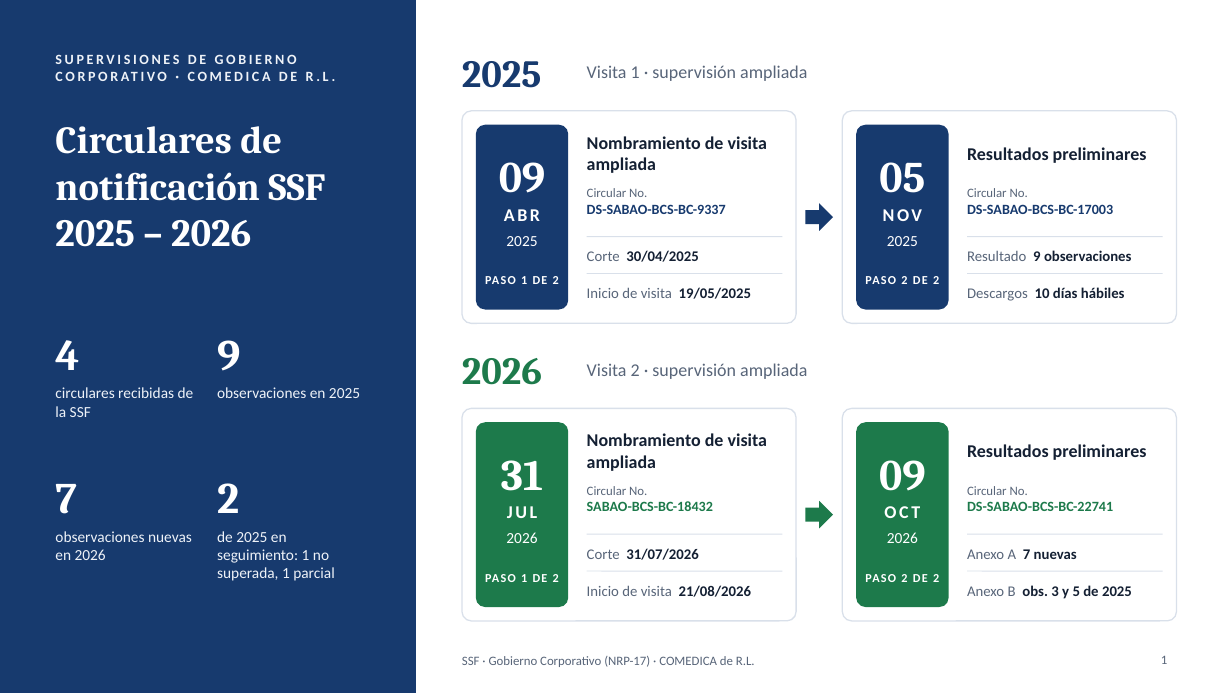
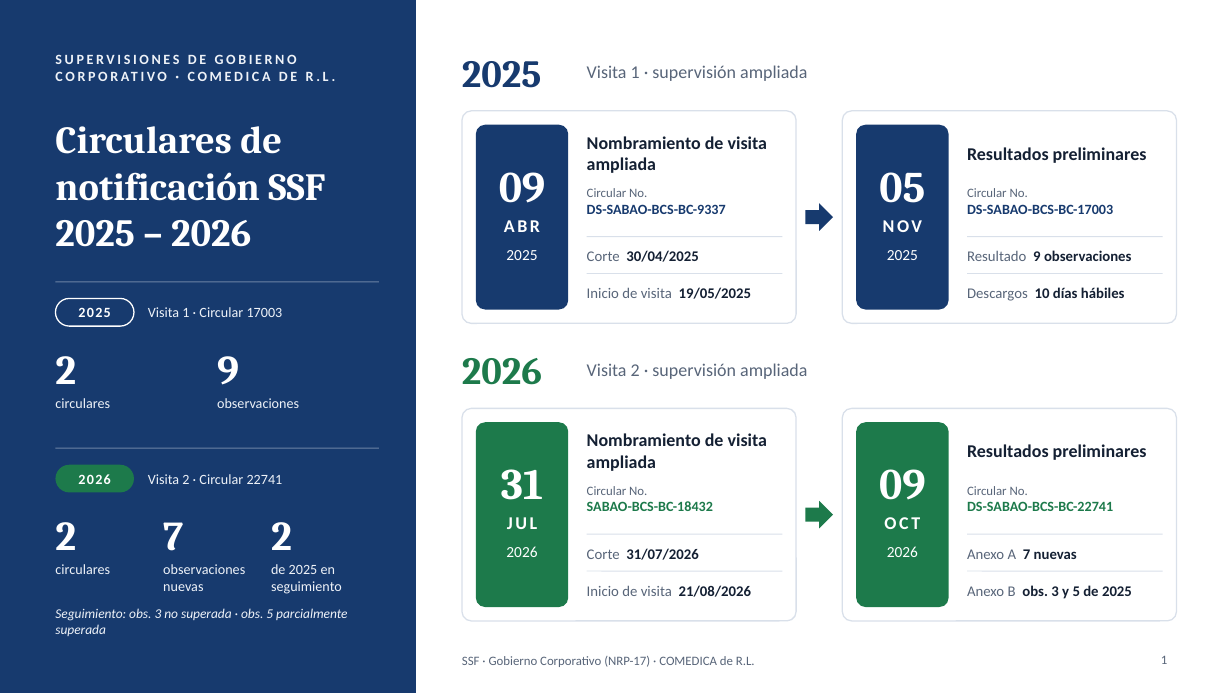
Before and after one commit to menjivar201280/riesgo, a slide deck: slide 1 of supervision-gobierno-corporativo/Supervision_GC_SSF_COMEDICA_2025-2026.pptx. Drawn at 1232x693 pixels with LibreOffice and Linux fonts; fonts in the diff are those of the drawing. Boxes give left, top, right and bottom in pixels: in the first picture for what was removed or moved away, otherwise in the second. Text is boxed around its words. In the diff, an @@ line names an element or a change of style, - is before the commit and + after.

```diff
--- a/supervision-gobierno-corporativo/Supervision_GC_SSF_COMEDICA_2025-2026.pptx
+++ b/supervision-gobierno-corporativo/Supervision_GC_SSF_COMEDICA_2025-2026.pptx
@@ line added from (55, 282) to (379, 282), #EEF2F8 0.75 pt @@
@@ rounded rectangle added at <box>55,299,134,326</box>, fill #173A6E @@
@@ rounded rectangle added at <box>55,299,134,326</box>, outline #FFFFFF 1 pt @@
@@ text removed at <box>521,276,559,284</box> @@
-PASO 1 DE 2
@@ text removed at <box>901,276,939,284</box> @@
-PASO 2 DE 2
@@ text added at <box>78,307,110,317</box>, 11 pt, text #FFFFFF, bold @@
+2025
@@ text added at <box>148,307,283,317</box>, 11 pt, text #EEF2F8 @@
+Visita 1 · Circular 17003
@@ text removed at <box>55,340,79,370</box> @@
-4
@@ text added at <box>55,356,76,384</box>, 32 pt, text #FFFFFF, bold @@
+2
@@ text "9": place and size @@
-text "9" at <box>217,340,240,371</box>
+text "9" at <box>217,356,239,385</box>
@@ text at <box>55,398,110,408</box>: text changed; size 12 to 11 pt @@
-circulares recibidas de la SSF
+circulares
@@ text at <box>217,398,299,408</box>: text changed; size 12 to 11 pt @@
-observaciones en 2025
+observaciones
@@ line added from (55, 448) to (379, 448), #EEF2F8 0.75 pt @@
@@ rounded rectangle added at <box>55,465,134,493</box>, fill #1D7A4B @@
@@ text added at <box>78,474,110,484</box>, 11 pt, text #FFFFFF, bold @@
+2026
@@ text added at <box>148,474,283,484</box>, 11 pt, text #EEF2F8 @@
+Visita 2 · Circular 22741
@@ size 34 to 32 pt in 3 elements at <box>217,356,239,385</box>, <box>271,522,292,550</box>, <box>163,522,183,551</box> @@
@@ text "7": place and size @@
-text "7" at <box>55,484,77,514</box>
+text "7" at <box>163,522,183,551</box>
@@ text "2": place and size @@
-text "2" at <box>217,483,239,513</box>
+text "2" at <box>271,522,292,550</box>
@@ text added at <box>55,522,76,550</box>, 32 pt, text #FFFFFF, bold @@
+2
@@ 8 texts: place and size @@
-8 texts at <box>499,162,925,518</box>
+8 texts at <box>499,172,925,529</box>
@@ text added at <box>55,564,110,574</box>, 11 pt, text #EEF2F8 @@
+circulares
@@ text at <box>163,564,245,591</box>: text changed; size 12 to 11 pt @@
-observaciones nuevas en 2026
+observaciones nuevas
@@ text at <box>271,564,342,594</box>: text changed; size 12 to 11 pt @@
-de 2025 en seguimiento: 1 no superada, 1 parcial
+de 2025 en seguimiento
@@ 4 texts: place and size @@
-4 texts at <box>506,236,918,543</box>
+4 texts at <box>506,250,918,557</box>
@@ text removed at <box>521,574,559,582</box> @@
-PASO 1 DE 2
@@ text removed at <box>901,574,939,582</box> @@
-PASO 2 DE 2
@@ text added at <box>55,608,347,636</box>, 10.5 pt, text #EEF2F8, italic @@
+Seguimiento: obs. 3 no superada · obs. 5 parcialmente superada
```
Also in this commit, not shown: 1 other file.
